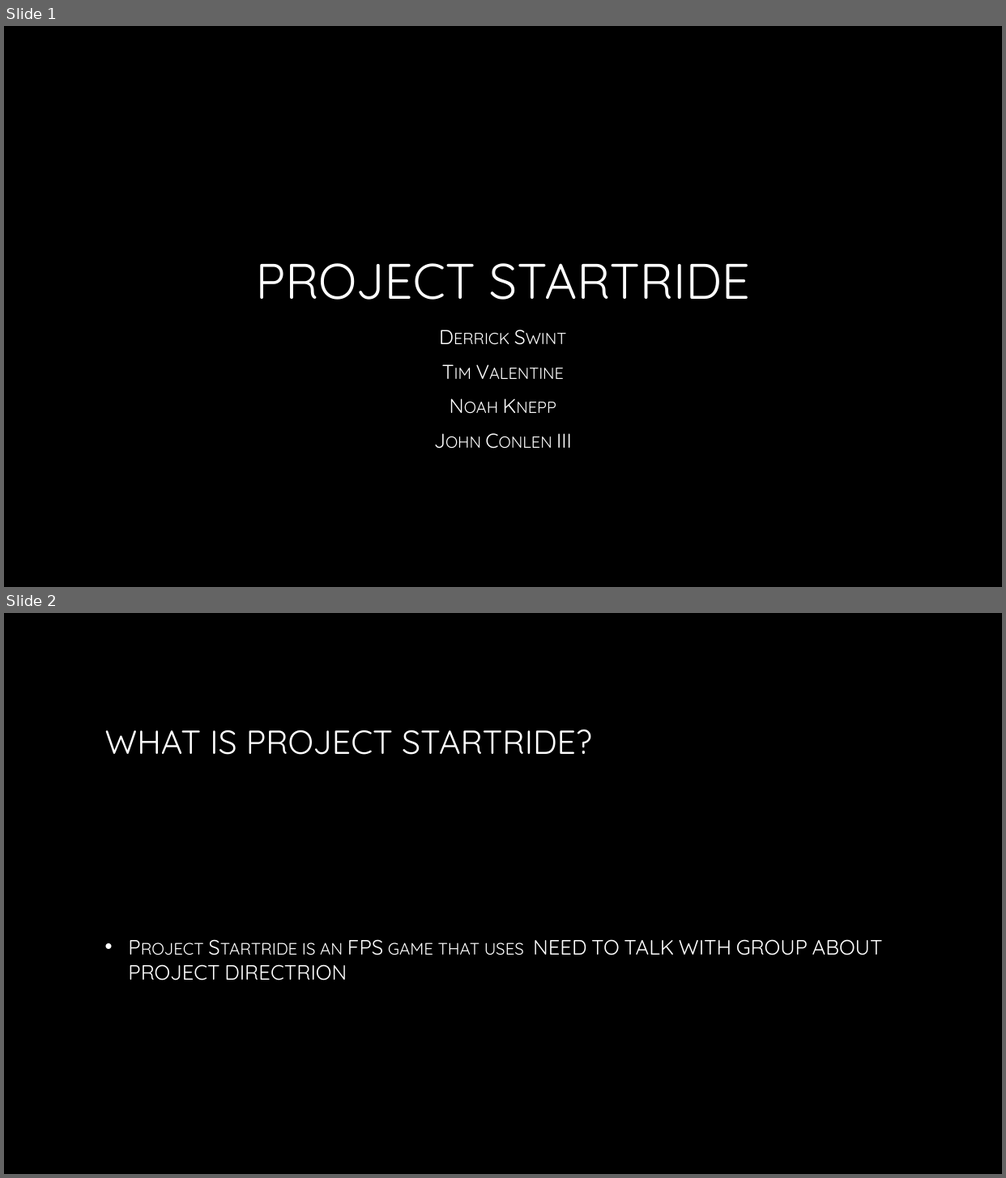
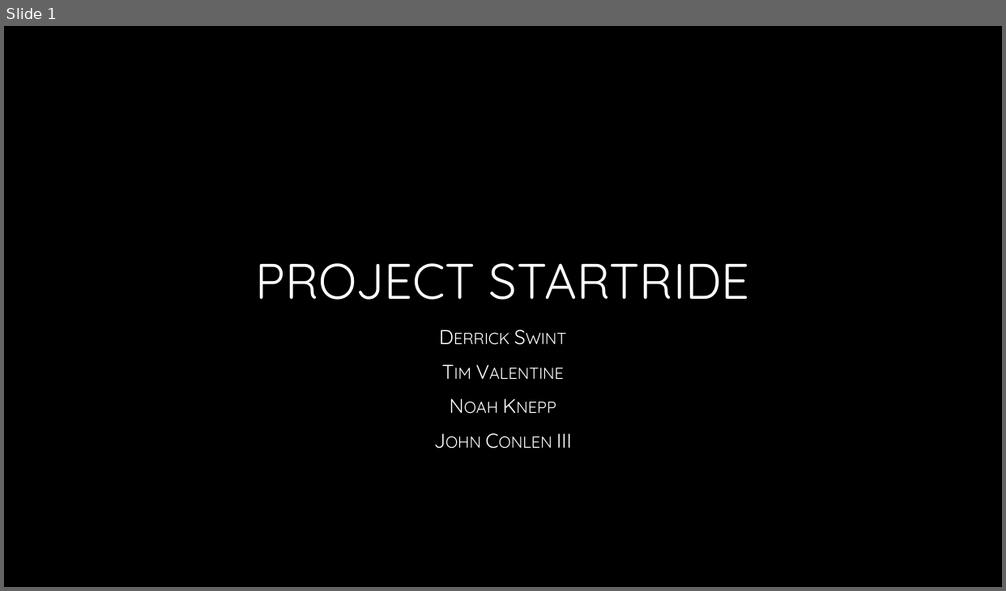
Before and after one commit to JConman/StrightEntertainment, a slide deck: Project Startride Presentation.pptx. Shown one above the other, each under a label of ours: slides 1 and 2 before the commit, slide 1 after it. The pictures are 1006x1178 and 1006x591 pixels, drawn with LibreOffice and Linux fonts; fonts in the diff are those of the drawing; background and template pictures are left out. Boxes give left, top, right and bottom in pixels: in the first picture for what was removed or moved away, otherwise in the second. Text is boxed around its words. In the diff, an @@ line names an element or a change of style, - is before the commit and + after.

```diff
--- a/Project Startride Presentation.pptx
+++ b/Project Startride Presentation.pptx
@@ slide 2 removed at (4, 613, 1002, 1174), background picture (left out) @@
@@ title removed at (105, 729, 592, 755) @@
-WHAT IS PROJECT STARTRIDE?
@@ text removed at (128, 939, 883, 981) @@
-• Project Startride is an FPS game that uses NEED TO TALK WITH GROUP ABOUT PROJECT DIRECTRION
```
Also in this commit, not shown: 1 slide changed, 4 slides added.
